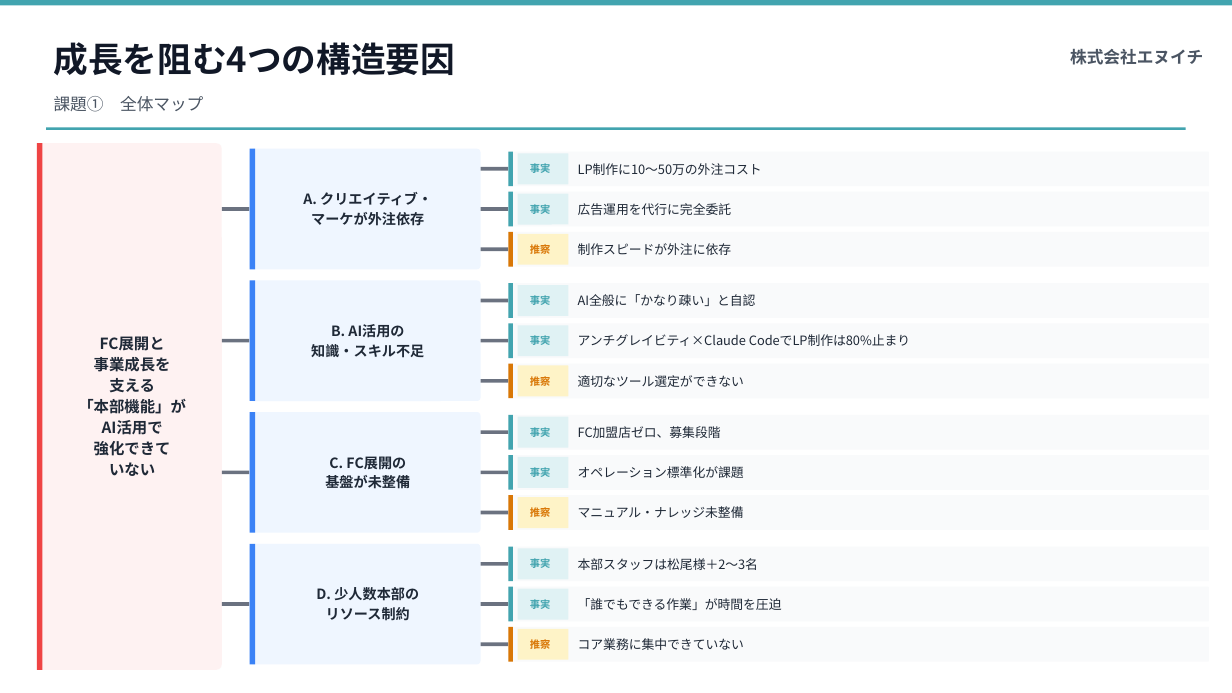
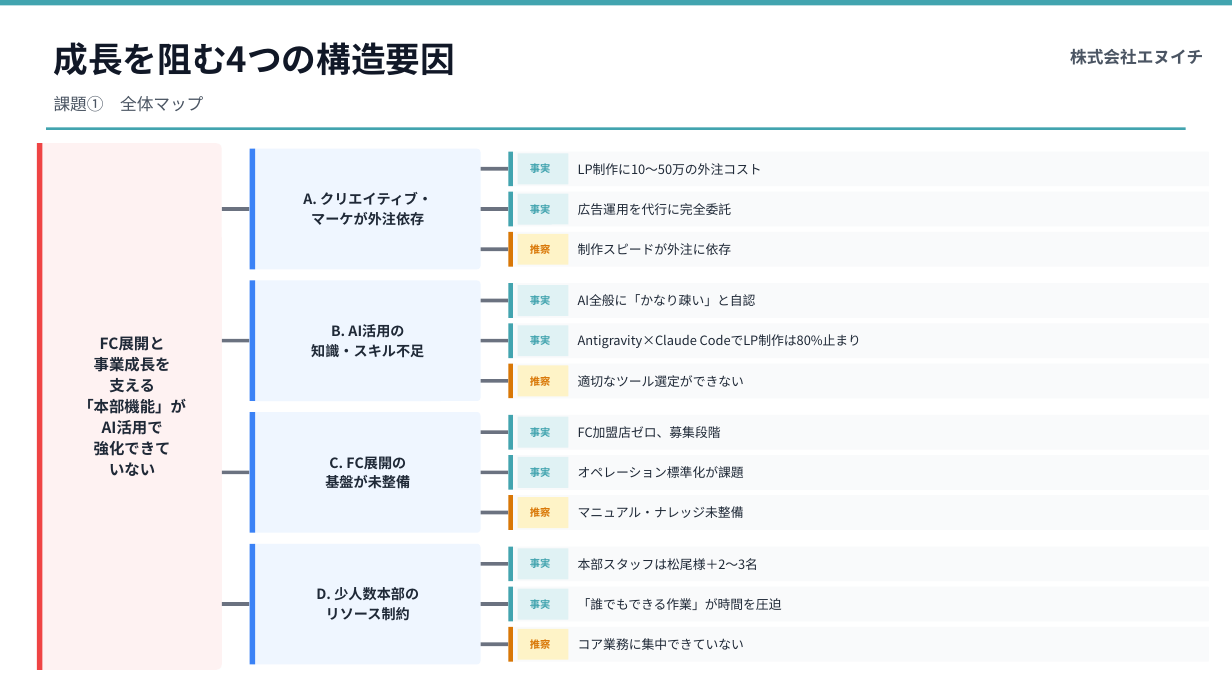
Before and after one commit to Ryunosuke-Okawa/Ryunosuke-n1, a slide deck: slide 10 of output/proposal_TSUBOMIYA_20260415.pptx. Drawn at 1232x693 pixels with LibreOffice and Linux fonts; fonts in the diff are those of the drawing. Boxes give left, top, right and bottom in pixels: in the first picture for what was removed or moved away, otherwise in the second. Text is boxed around its words. In the diff, an @@ line names an element or a change of style, - is before the commit and + after.

```diff
--- a/output/proposal_TSUBOMIYA_20260415.pptx
+++ b/output/proposal_TSUBOMIYA_20260415.pptx
@@ text at <box>578,334,861,348</box>: text changed @@
-アンチグレイビティ×Claude CodeでLP制作は80%止まり
+Antigravity×Claude CodeでLP制作は80%止まり
```
Also in this commit, not shown: 4 other slides changed, 1 other file.
